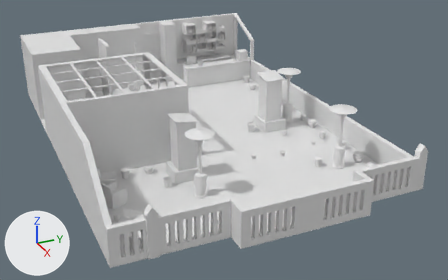
The glTF model public/models/baked.glb as it was, and as the next commit left it.
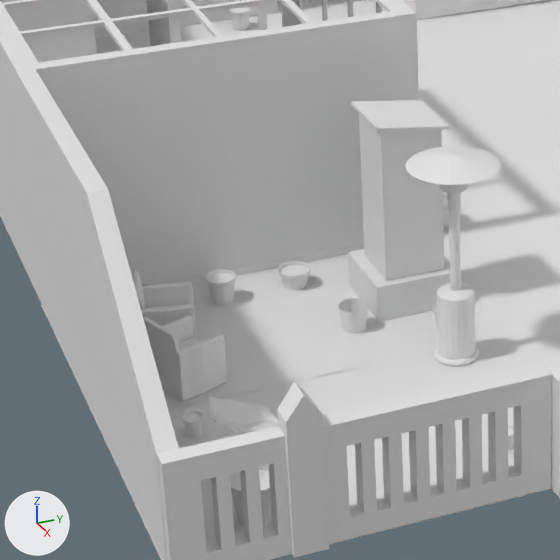
Old and new are each drawn whole from a camera (50 mm lens) standing at (58.49, -22.66, 24.81) and looking at (9.54, -0.64, 0.34) and again close up on the part from 12% to 52% of the width and 29% to 93% of the height. The axes (+X, +Y, +Z) are drawn at lower left. The lights are the same throughout. Where no turn or scale is listed for an object, it has been applied to the vertices. Vertices at the same position are counted once.

The first close-up shows 'base.020'.
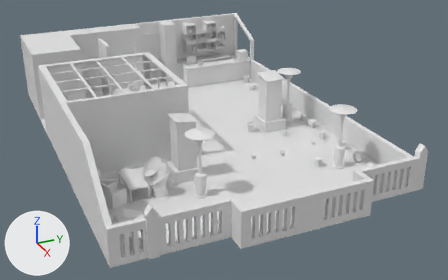
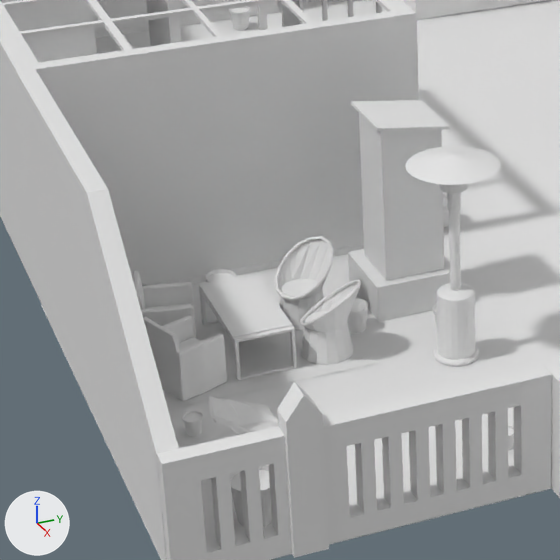
Where the newer file only moved an object's origin or applied its transform, the numbers keep the older frame.

Boxes [x1, y1, x2, y2] around the edits, measured in the close-ups (560 x 560 px):
```json
{"object": "tableLong", "change": "added", "after": [199, 274, 297, 380]}
{"part": 1, "of": "me_cube_203", "change": "added", "after": [275, 236, 334, 330]}
{"part": 2, "of": "me_cube_203", "change": "added", "after": [300, 280, 361, 326]}
{"part": 3, "of": "me_cube_203", "change": "added", "after": [301, 322, 353, 365]}
{"part": 4, "of": "me_cube_203", "change": "added", "after": [282, 279, 318, 297]}
{"part": 5, "of": "me_cube_203", "change": "added", "after": [303, 283, 360, 332]}
```

Scene script edits in JSON lines:
```json
{"block": "me_cube_203", "where": "# used by ob_base_020; location = (14.14, -6.47, 1.4)"}
{"op": "remove", "block": "me_cube_203", "code": "me_cube_203.from_pydata(...)  # 10107 vertices, 16225 faces; spans x -25.9..11.9, y -9.1..17.0, z -1.4..5.5"}
{"op": "add", "block": "me_cube_203", "code": "me_cube_203.from_pydata(...)  # 10405 vertices, 16727 faces; spans x -25.9..11.9, y -9.1..17.0, z -1.4..5.5"}
{"block": "me_cube_203", "change": "me_cube_203 part 1: a new loose piece of 105 vertices spanning x -0.7..0.9, y -3.6..-2.0, z -1.4..0.7"}
{"block": "me_cube_203", "change": "me_cube_203 part 2: a new loose piece of 75 vertices spanning x 1.4..3.0, y -3.6..-2.0, z -0.5..0.7"}
{"block": "me_cube_203", "change": "me_cube_203 part 3: a new loose piece of 30 vertices spanning x 1.5..2.8, y -3.6..-2.3, z -1.4..-0.5"}
{"block": "me_cube_203", "change": "me_cube_203 part 4: a new loose piece of 30 vertices spanning x -0.4..0.7, y -3.4..-2.4, z -0.5"}
{"block": "me_cube_203", "change": "me_cube_203 part 5: a new loose piece of 30 vertices spanning x 1.5..3.0, y -3.6..-2.0, z -0.5..0.6"}
{"op": "add", "block": "me_cube_260", "code": ["me_cube_260 = bpy.data.meshes.new('Cube.260')", "me_cube_260.from_pydata(...)  # 56 vertices, 86 faces; spans x -1.66..1.66, y -0.78..0.78, z -0.78..0.38"]}
{"op": "add", "block": "ob_tablelong", "code": ["ob_tablelong = bpy.data.objects.new('tableLong', me_cube_260)", "ob_tablelong.location = (15.14, -11.15, 0.82)"]}
```
